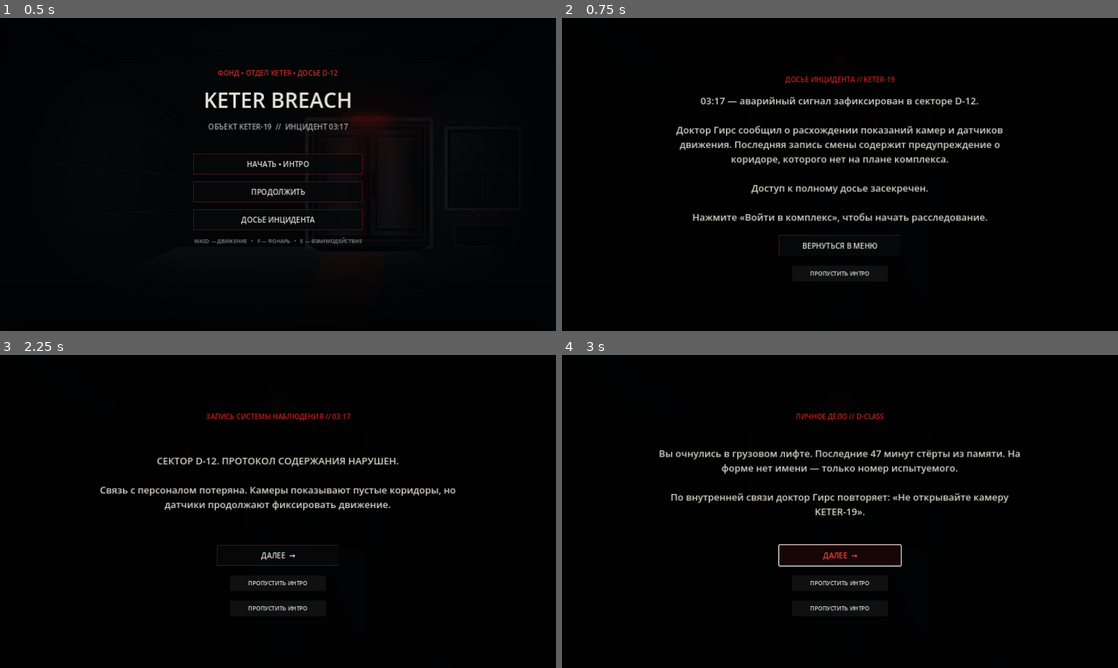
Above: before the commit, frames 1-4 (two rows, left to right).
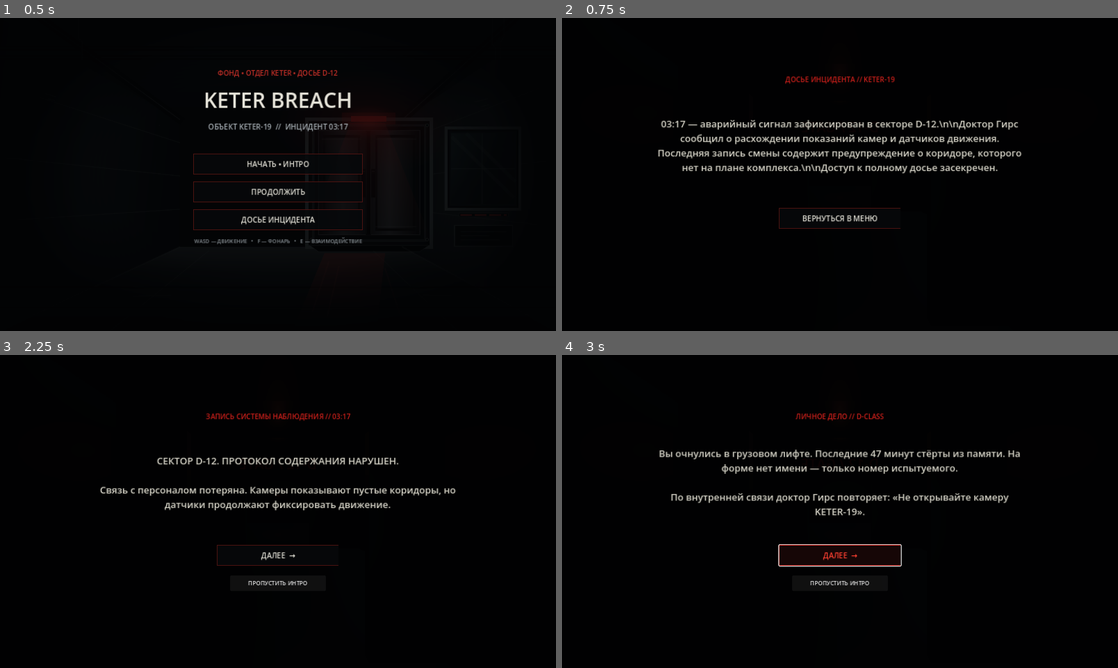
Above: after the commit, the same moments.

Repository: Keter-Breach/keter-breach.ru
Game: Godot game, scene res://scenes/main.tscn
The game is run twice, just before and just after one commit, with the same random seed, the same clock (stepped at 60 frames per second) and the same inputs.
Inputs:
- Up to frame 1 (0.5 s): no input
- Up to frame 2 (0.75 s): click "ДОСЬЕ ИНЦИДЕНТА" at 0.5 s
- Up to frame 3 (2.25 s): click "ВЕРНУТЬСЯ В МЕНЮ" at 1.25 s; click "НАЧАТЬ • ИНТРО" at 2 s
- Up to frame 4 (3 s): click "ДАЛЕЕ →" at 2.75 s

Frame 1 is identical in both runs. In frame 2, 7.5% of the frame differs, in the area x 17-83%, y 25-83%; in frame 3, 0.1%; in frame 4, 0.1%.

Commit message:
Fix dossier menu navigation and intro controls

Diff:
--- a/godot-prototype/scripts/main.gd
+++ b/godot-prototype/scripts/main.gd
@@ -518,6 +518,7 @@
 	_style_menu_button(continue_button)
 	intro_column.add_child(continue_button)
 	var skip_button := Button.new()
+	skip_button.name = "IntroSkip"
 	skip_button.text = "ПРОПУСТИТЬ ИНТРО"
 	skip_button.custom_minimum_size = Vector2(220, 36)
 	skip_button.size_flags_horizontal = Control.SIZE_SHRINK_CENTER
@@ -584,40 +585,31 @@
 func _show_dossier() -> void:
 	menu_root.visible = false
 	intro_root.visible = true
-	intro_page = 0
 	var header := intro_root.find_child("IntroHeader", true, false) as Label
 	var text_label := intro_root.find_child("IntroText", true, false) as Label
 	var button := intro_root.find_child("IntroContinue", true, false) as Button
+	var skip_button := intro_root.find_child("IntroSkip", true, false) as Button
 	header.text = "ДОСЬЕ ИНЦИДЕНТА // KETER-19"
-	text_label.text = "03:17 — аварийный сигнал зафиксирован в секторе D-12.\n\nДоктор Гирс сообщил о расхождении показаний камер и датчиков движения. Последняя запись смены содержит предупреждение о коридоре, которого нет на плане комплекса.\n\nДоступ к полному досье засекречен.\n\nНажмите «Войти в комплекс», чтобы начать расследование."
+	text_label.text = "03:17 — аварийный сигнал зафиксирован в секторе D-12.\\n\\nДоктор Гирс сообщил о расхождении показаний камер и датчиков движения. Последняя запись смены содержит предупреждение о коридоре, которого нет на плане комплекса.\\n\\nДоступ к полному досье засекречен."
 	button.text = "ВЕРНУТЬСЯ В МЕНЮ"
 	for connection in button.pressed.get_connections():
 		button.pressed.disconnect(connection.callable)
 	button.pressed.connect(_return_to_menu)
-	var skip := intro_root.find_child("IntroContinue", true, false)
-	var skip_button := intro_root.get_child(0)
-	# Keep the dossier as a single readable screen.
-	var column := intro_root.find_child("IntroColumn", true, false) as VBoxContainer
-	if column != null and column.get_child_count() > 4:
-		column.get_child(4).queue_free()
+	if skip_button:
+		skip_button.visible = false
 
 func _return_to_menu() -> void:
 	intro_root.visible = false
 	menu_root.visible = true
 	var button := intro_root.find_child("IntroContinue", true, false) as Button
+	var skip_button := intro_root.find_child("IntroSkip", true, false) as Button
 	if button:
 		for connection in button.pressed.get_connections():
 			button.pressed.disconnect(connection.callable)
 		button.pressed.connect(_advance_intro)
-	var column := intro_root.find_child("IntroColumn", true, false) as VBoxContainer
-	if column != null and column.get_child_count() == 4:
-		var skip_button := Button.new()
-		skip_button.text = "ПРОПУСТИТЬ ИНТРО"
-		skip_button.custom_minimum_size = Vector2(220, 36)
-		skip_button.size_flags_horizontal = Control.SIZE_SHRINK_CENTER
-		skip_button.pressed.connect(_enter_game)
-		skip_button.add_theme_font_size_override("font_size", 13)
-		column.add_child(skip_button)
+		button.text = "ДАЛЕЕ  →"
+	if skip_button:
+		skip_button.visible = true
 	_update_intro_page()
 
 func _enter_game() -> void:
